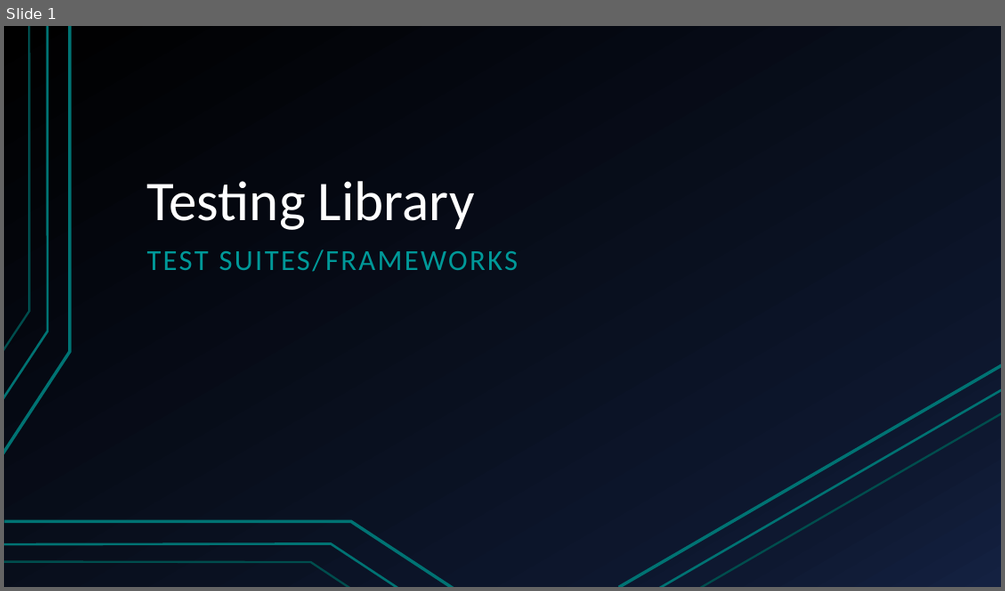
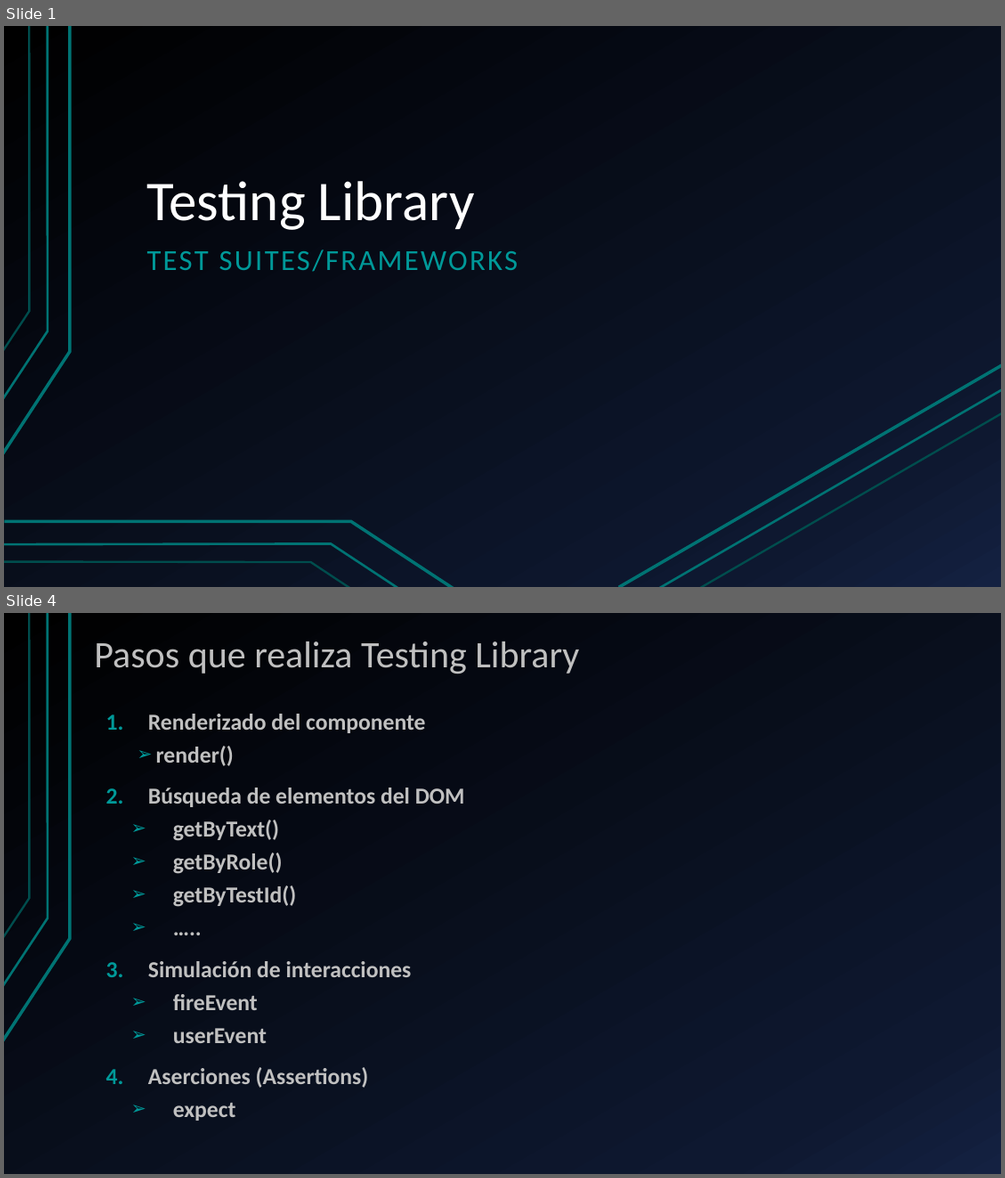
Before and after one commit to GusGiam01/TP-Desarrollo-Software, a slide deck: App POC/Documentacion/TestingLibrary-Presentacion.pptx. Shown one above the other, each under a label of ours: slide 1 before the commit, slides 1 and 4 after it; the slides between them are not shown. The pictures are 1005x591 and 1005x1178 pixels, drawn with LibreOffice and Linux fonts; fonts in the diff are those of the drawing. Boxes give left, top, right and bottom in pixels: in the first picture for what was removed or moved away, otherwise in the second. Text is boxed around its words. In the diff, an @@ line names an element or a change of style, - is before the commit and + after.

```diff
--- a/App POC/Documentacion/TestingLibrary-Presentacion.pptx
+++ b/App POC/Documentacion/TestingLibrary-Presentacion.pptx
@@ slide 4 added at [4,613,1001,1174], background gradient #000000 to #0F1931 to #142242; not listed: 3 template elements that a slide beside it also shows @@
@@ title added at [94,641,579,674], 36 pt, text #C0C0C0 @@
+Pasos que realiza Testing Library
@@ text added at [148,714,465,1120], 22 pt, text #C0C0C0, bold @@
+1. Renderizado del componente
+  ➢ render()
+2. Búsqueda de elementos del DOM
+  ➢ getByText()
+  ➢ getByRole()
+  ➢ getByTestId()
+  ➢ …..
+3. Simulación de interacciones
+  ➢ fireEvent
+  ➢ userEvent
+4. Aserciones (Assertions)
+  ➢ expect
```
Also in this commit, not shown: 1 slide changed, 2 other slides added.
